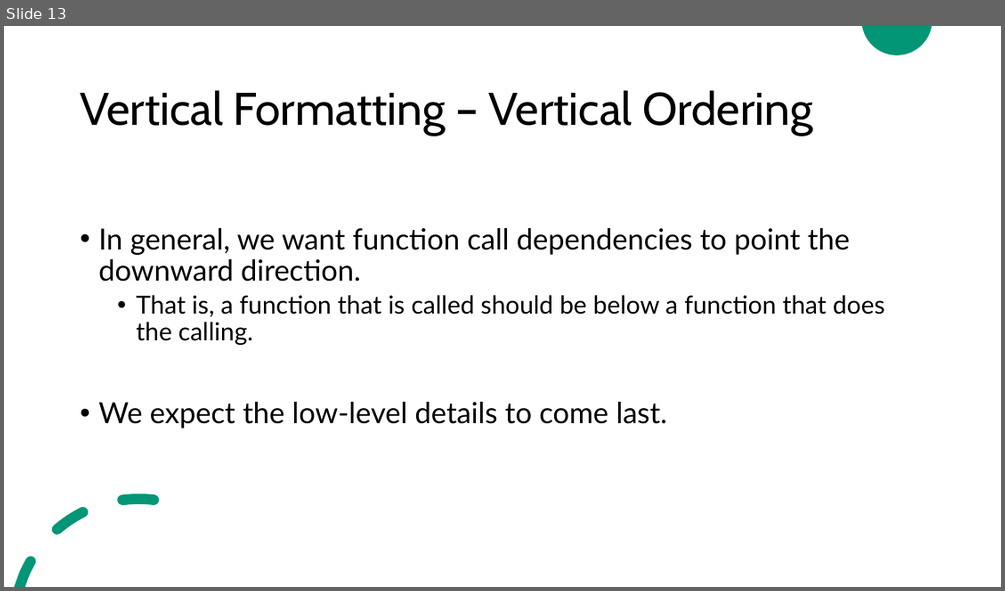
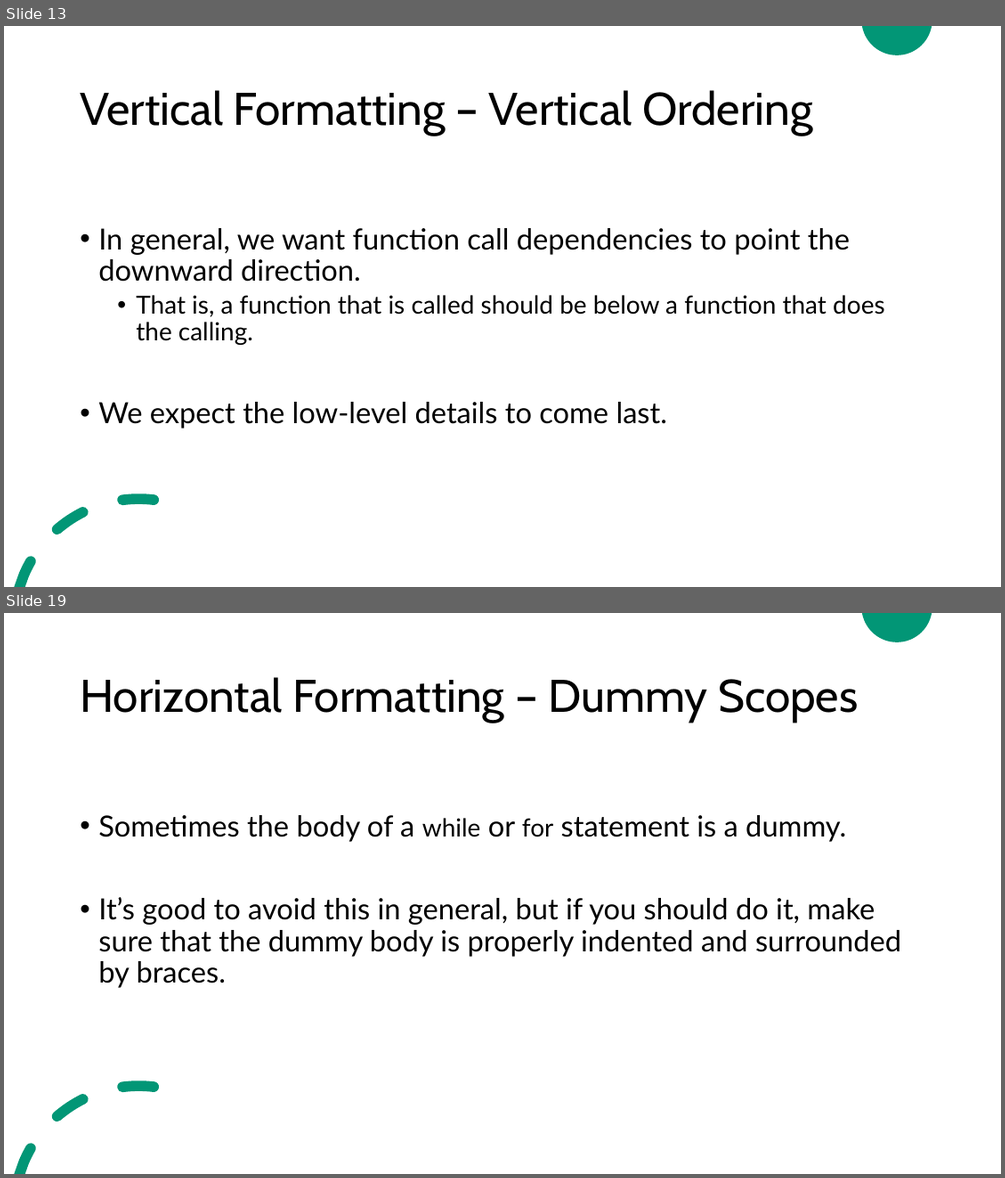
Before and after one commit to ZeinaZayed4/clean-code, a slide deck: Clean Code - Chapter 5.pptx. Shown one above the other, each under a label of ours: slide 13 before the commit, slides 13 and 19 after it; the slides between them are not shown. The pictures are 1005x591 and 1005x1178 pixels, drawn with LibreOffice and Linux fonts; fonts in the diff are those of the drawing. Boxes give left, top, right and bottom in pixels: in the first picture for what was removed or moved away, otherwise in the second. Text is boxed around its words. In the diff, an @@ line names an element or a change of style, - is before the commit and + after.

Commit message:
Update Clean Code - Chapter 5.pptx
Completed chapter 5 "formatting"

```diff
--- a/Clean Code - Chapter 5.pptx
+++ b/Clean Code - Chapter 5.pptx
@@ slide 19 added at box(4, 613, 1001, 1174), background #FFFFFF; not listed: 2 template elements that a slide beside it also shows @@
@@ title added at box(80, 677, 858, 722), 44 pt, text #000000 @@
+Horizontal Formatting – Dummy Scopes
@@ text added at box(98, 815, 901, 988), 28 pt, text #000000 @@
+• Sometimes the body of a while or for statement is a dummy.
+• It’s good to avoid this in general, but if you should do it, make sure that the dummy body is properly indented and surrounded by braces.
```
Also in this commit, not shown: 9 other slides added.
